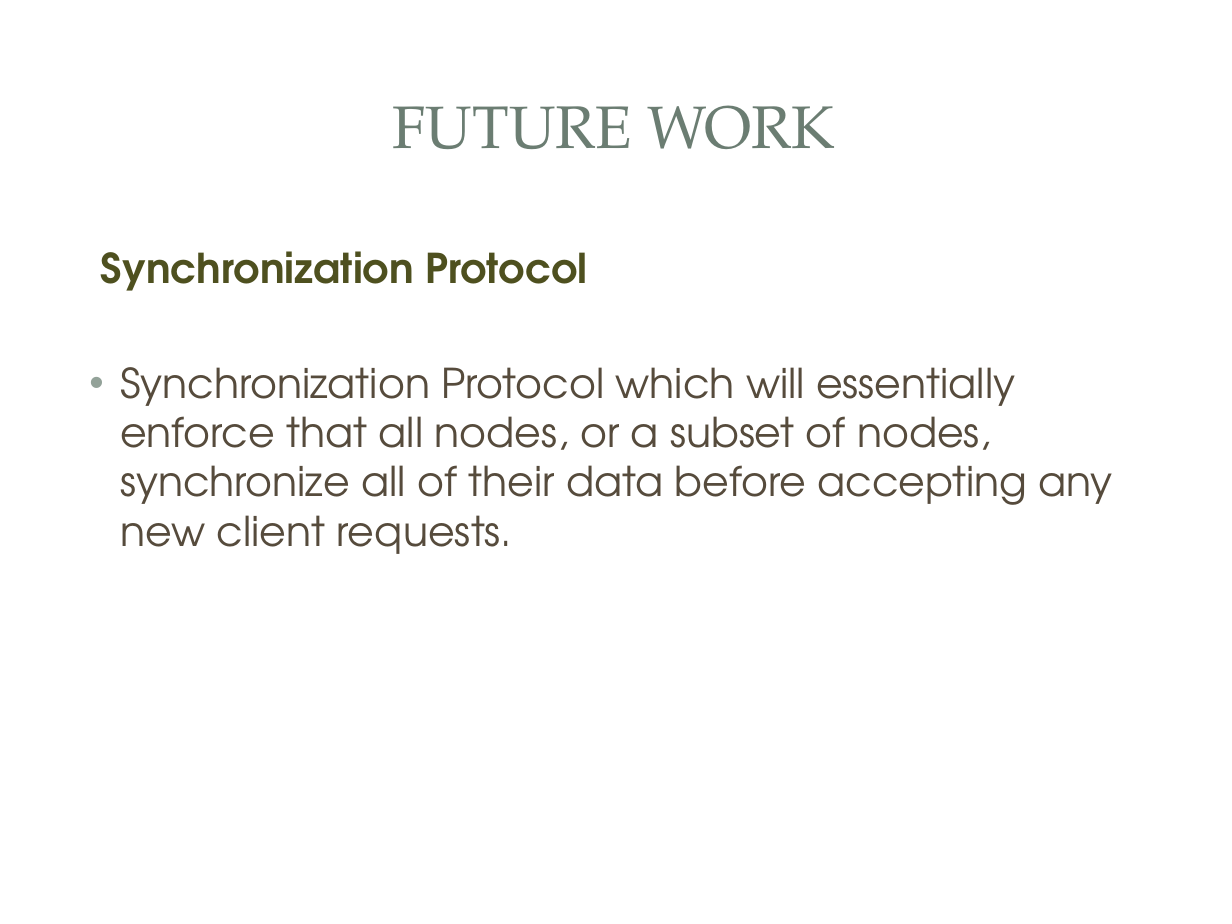
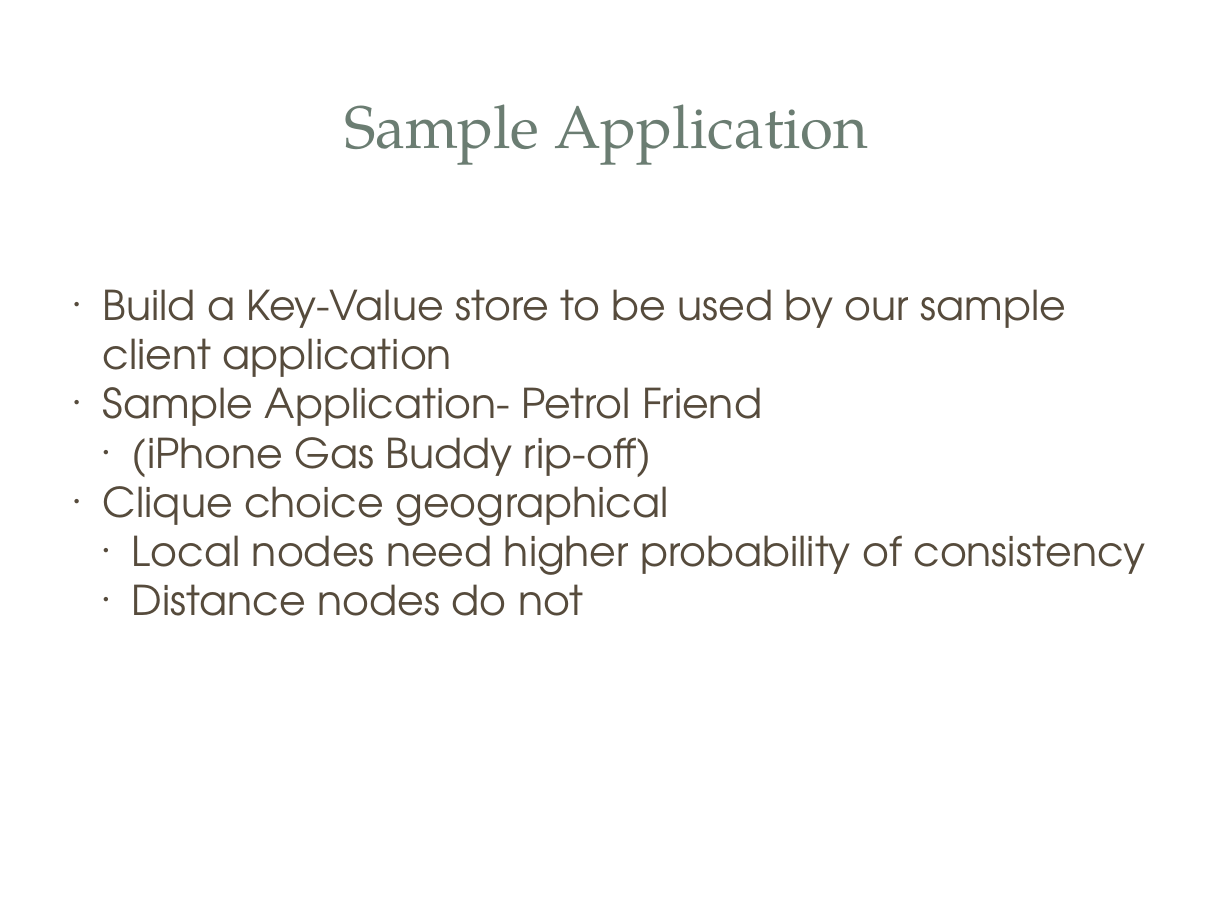
Before and after one commit to aasghari/cse223bFinalProject, a slide deck: slide 13 of finalReport/CSE233BFinalPPT.pptx. Drawn at 1232x924 pixels with LibreOffice and Linux fonts; fonts in the diff are those of the drawing; background and template pictures are left out. Boxes give left, top, right and bottom in pixels: in the first picture for what was removed or moved away, otherwise in the second. Text is boxed around its words. In the diff, an @@ line names an element or a change of style, - is before the commit and + after.

```diff
--- a/finalReport/CSE233BFinalPPT.pptx
+++ b/finalReport/CSE233BFinalPPT.pptx
@@ rectangle at box(37, 37, 1195, 216): fill #FFFFFF at 83% opacity to #FFFFFF @@
@@ text at box(344, 104, 868, 165): text changed @@
-FUTURE WORK
+Sample Application
@@ text at box(103, 289, 1145, 616): text changed @@
-Synchronization Protocol
-• Synchronization Protocol which will essentially enforce that all nodes, or a subset of nodes, synchronize all of their data before accepting any new client requests.
+● Build a Key-Value store to be used by our sample client application
+● Sample Application- Petrol Friend
+  ● (iPhone Gas Buddy rip-off)
+● Clique choice geographical
+  ● Local nodes need higher probability of consistency
+  ● Distance nodes do not
```
Also in this commit, not shown: 9 other slides changed, 5 slides added, 3 slides removed.
